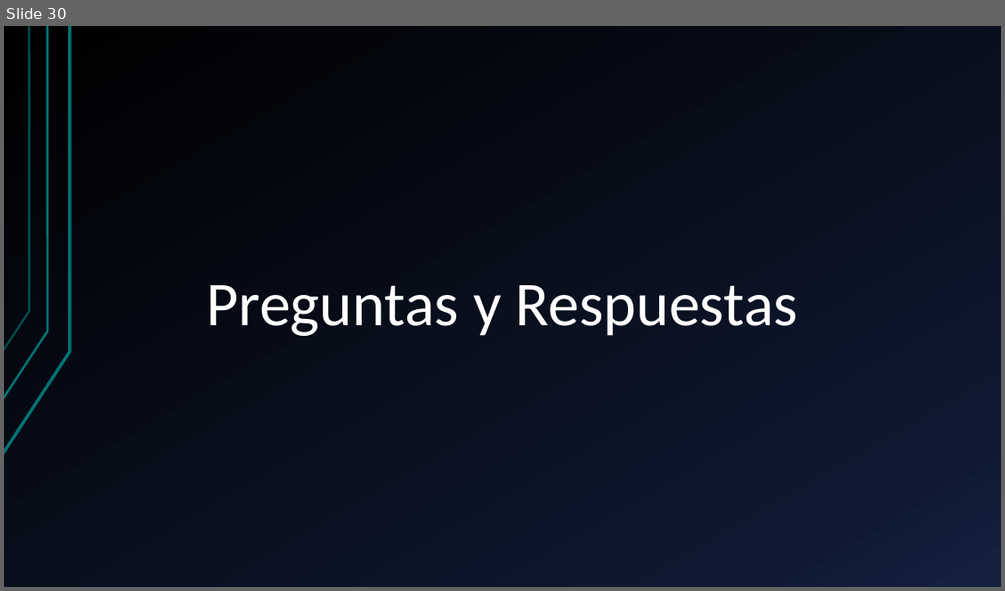
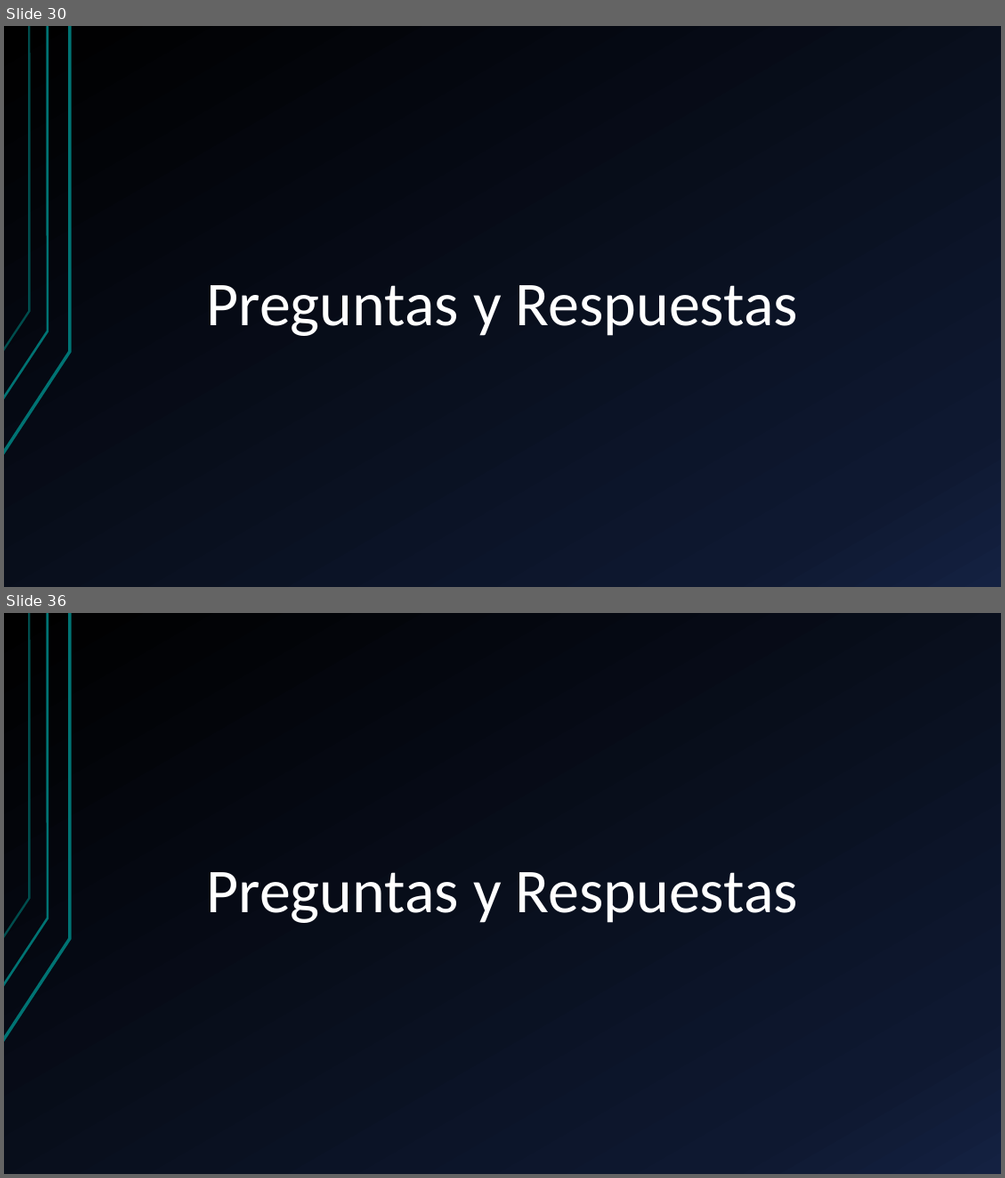
Before and after one commit to KevinToala/capacitacionAngular, a slide deck: Angular.pptx. Shown one above the other, each under a label of ours: slide 30 before the commit, slides 30 and 36 after it; the slides between them are not shown. The pictures are 1005x591 and 1005x1178 pixels, drawn with LibreOffice and Linux fonts; fonts in the diff are those of the drawing. Boxes give left, top, right and bottom in pixels: in the first picture for what was removed or moved away, otherwise in the second. Text is boxed around its words. In the diff, an @@ line names an element or a change of style, - is before the commit and + after.

```diff
--- a/Angular.pptx
+++ b/Angular.pptx
@@ slide 36 added at [4,613,1001,1174], background gradient #000000 to #0F1931 to #142242; not listed: 3 template elements that a slide beside it also shows @@
@@ title added at [207,872,798,923], 60 pt, text #FFFFFF @@
+Preguntas y Respuestas
```
Also in this commit, not shown: 2 slides changed, 6 other slides added.
